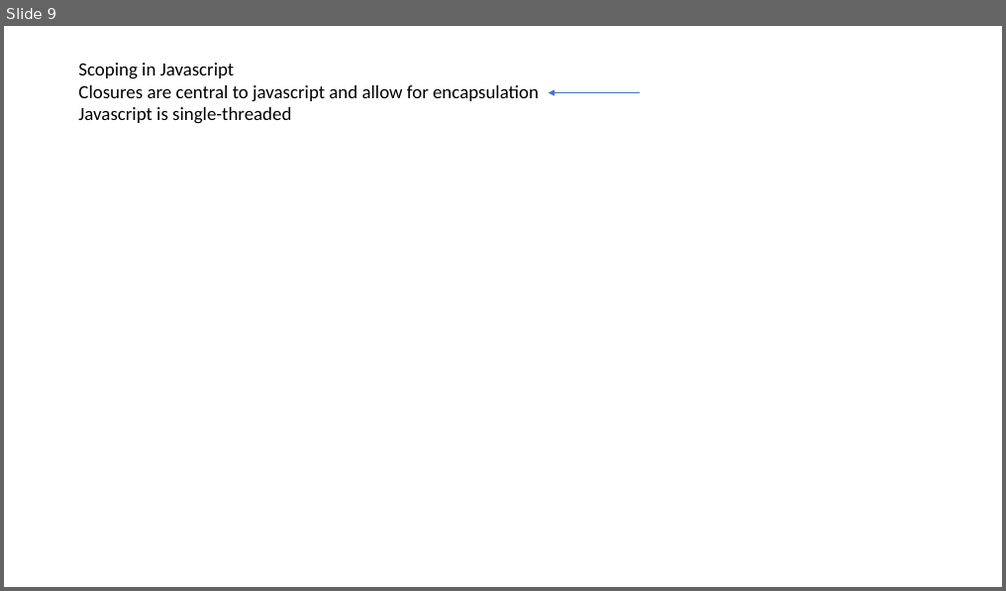
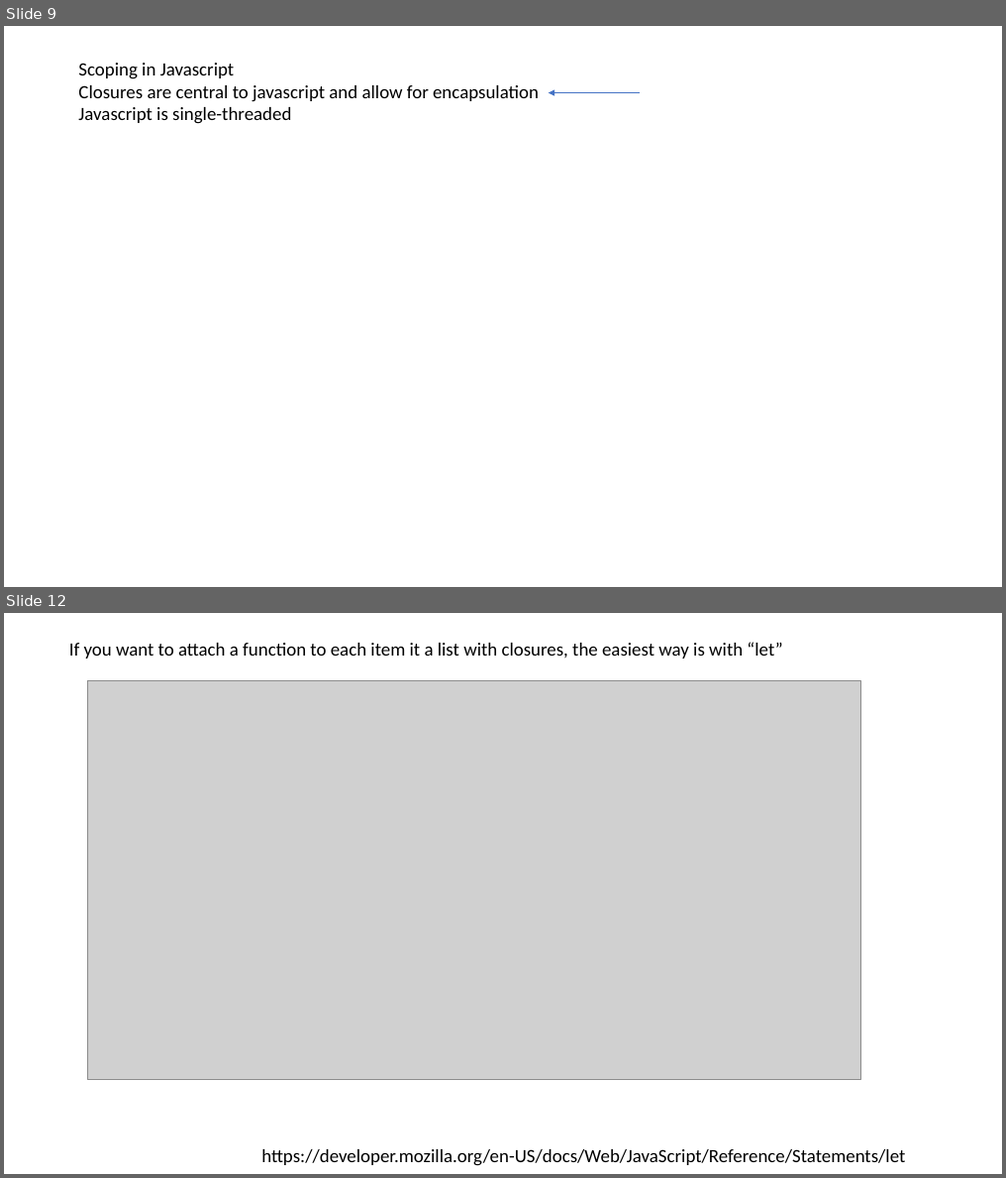
Before and after one commit to afodor/afodor.github.io, a slide deck: classes/prog2017/Prog3-Lecture25.pptx. Shown one above the other, each under a label of ours: slide 9 before the commit, slides 9 and 12 after it; the slides between them are not shown. The pictures are 1006x591 and 1006x1178 pixels, drawn with LibreOffice and Linux fonts; fonts in the diff are those of the drawing; grey boxes stand for pictures. Boxes give left, top, right and bottom in pixels: in the first picture for what was removed or moved away, otherwise in the second. Text is boxed around its words. In the diff, an @@ line names an element or a change of style, - is before the commit and + after.

```diff
--- a/classes/prog2017/Prog3-Lecture25.pptx
+++ b/classes/prog2017/Prog3-Lecture25.pptx
@@ slide 12 added at (4, 613, 1002, 1174), background #FFFFFF @@
@@ text added at (69, 642, 782, 659), 18 pt, text #000000 @@
+If you want to attach a function to each item it a list with closures, the easiest way is with “let”
@@ picture added at (87, 681, 860, 1080) @@
@@ text added at (261, 1150, 905, 1166), 18 pt, text #000000 @@
+https://developer.mozilla.org/en-US/docs/Web/JavaScript/Reference/Statements/let
```
Also in this commit, not shown: 6 other slides added.
